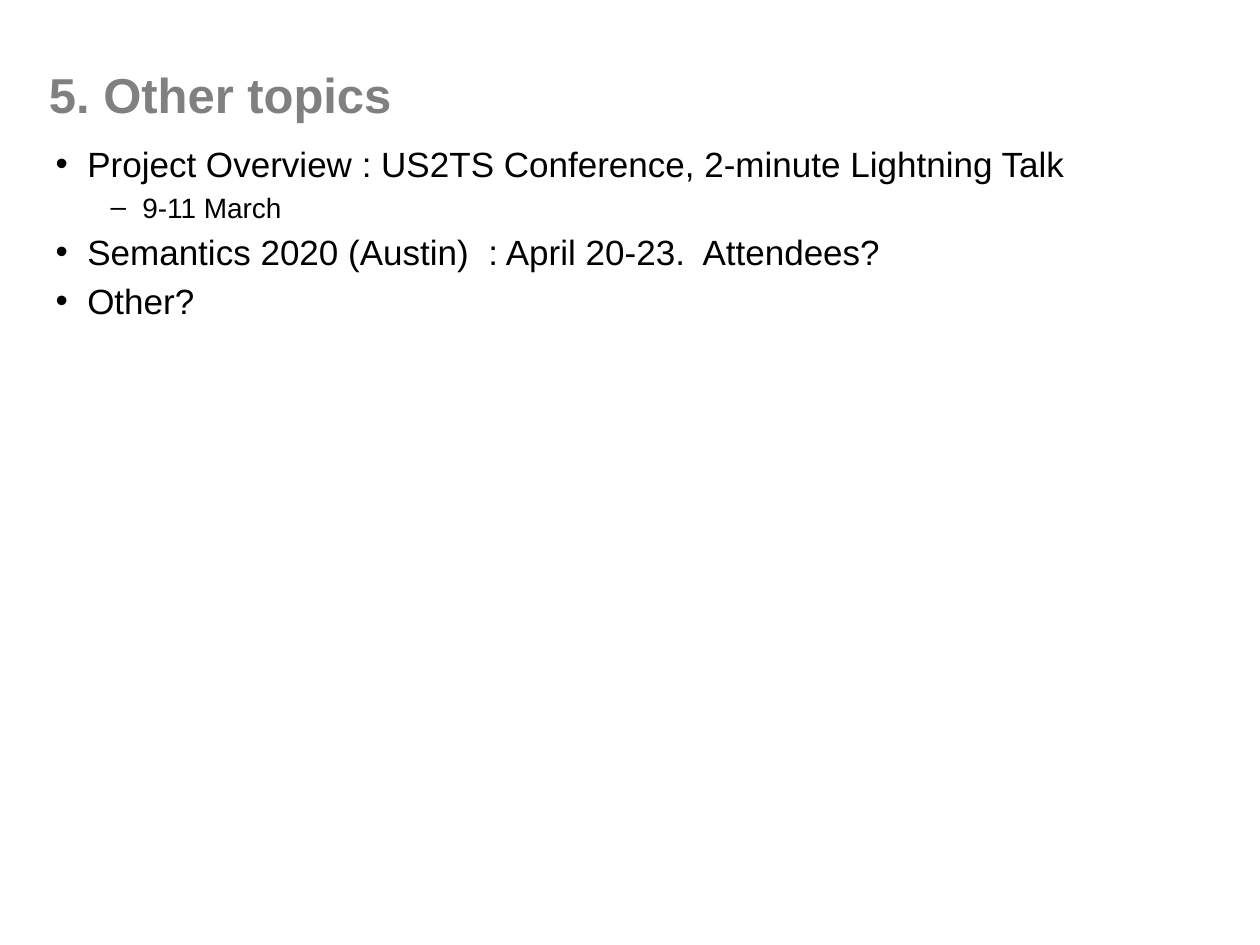
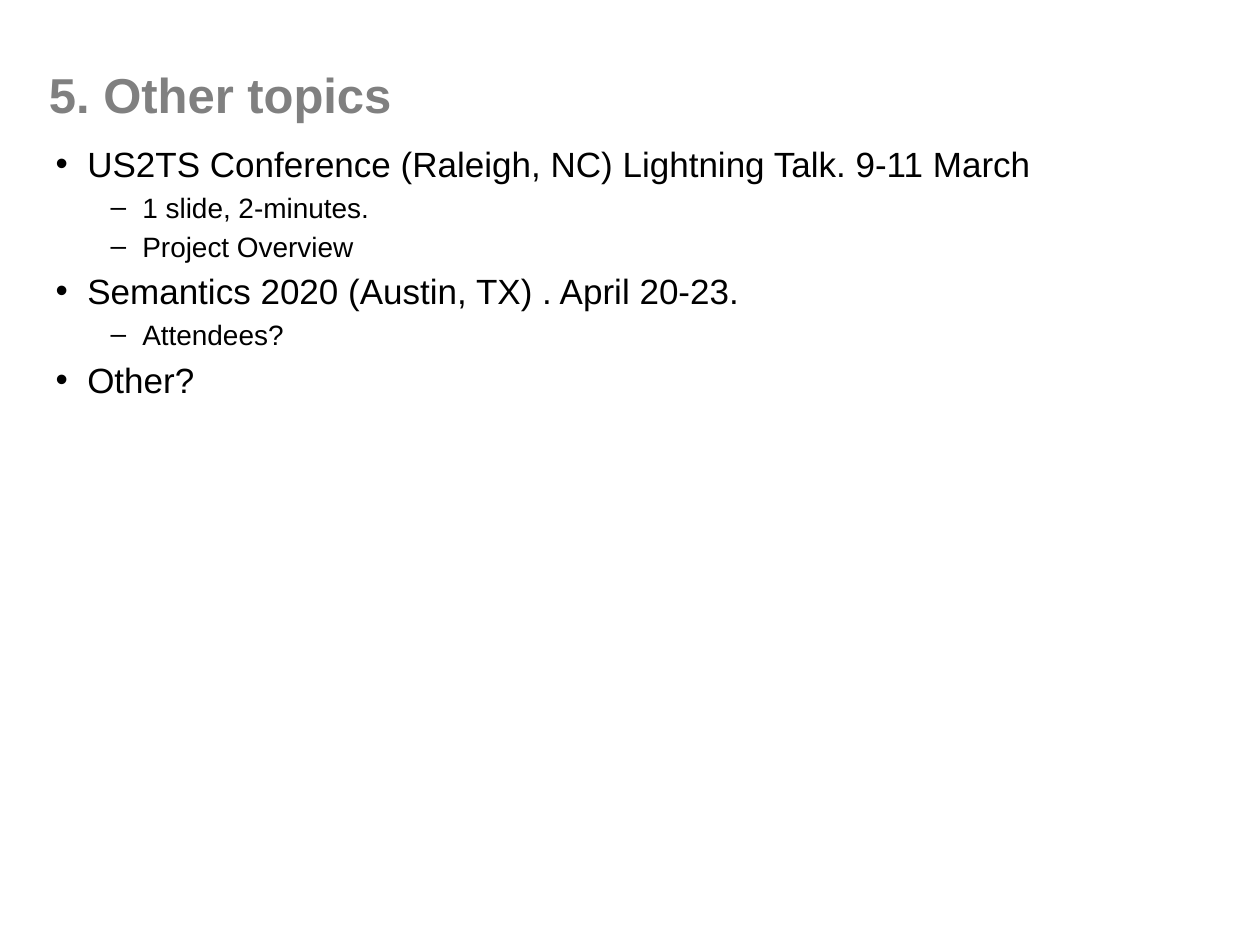
Before and after one commit to phuse-org/SENDConform, a slide deck: slide 7 of doc/Meetings/2020-02-25-TeamMeeting.pptx. Drawn at 1260x945 pixels with LibreOffice and Linux fonts; fonts in the diff are those of the drawing; background and template pictures are left out. Boxes give left, top, right and bottom in pixels: in the first picture for what was removed or moved away, otherwise in the second. Text is boxed around its words. In the diff, an @@ line names an element or a change of style, - is before the commit and + after.

```diff
--- a/doc/Meetings/2020-02-25-TeamMeeting.pptx
+++ b/doc/Meetings/2020-02-25-TeamMeeting.pptx
@@ text at [87, 151, 1030, 346]: text changed @@
-• Project Overview : US2TS Conference, 2-minute Lightning Talk
-  – 9-11 March
-• Semantics 2020 (Austin) : April 20-23. Attendees?
+• US2TS Conference (Raleigh, NC) Lightning Talk. 9-11 March
+  – 1 slide, 2-minutes.
+  – Project Overview
+• Semantics 2020 (Austin, TX) . April 20-23.
+  – Attendees?
```
Also in this commit, not shown: 2 other slides changed, 6 other files.
